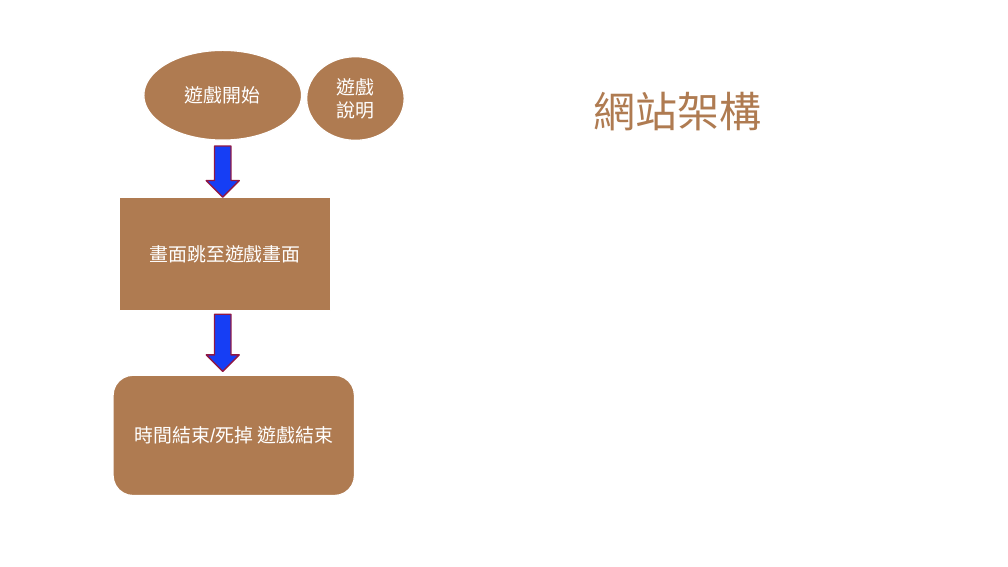
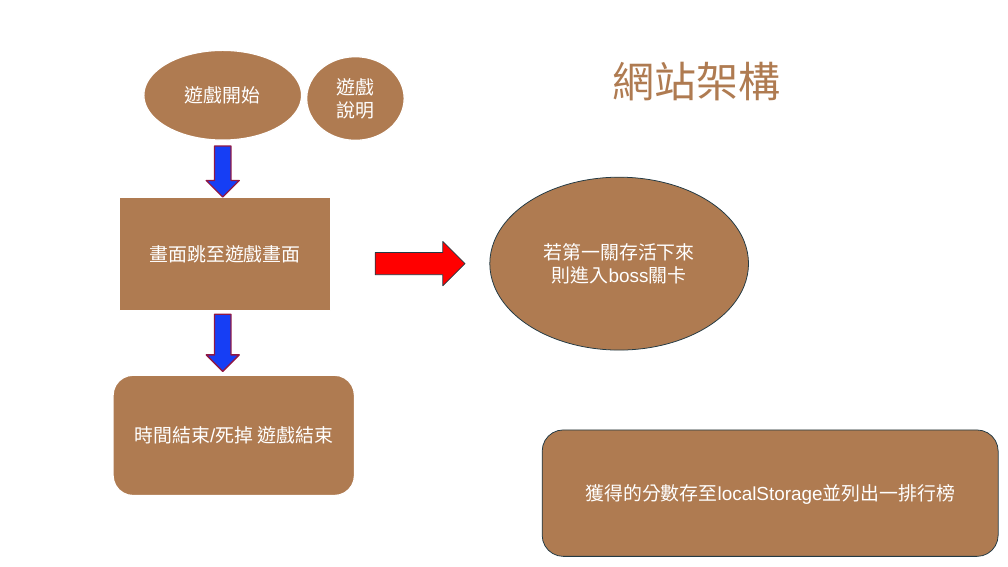
Before and after one commit to Hst0411/web, a slide deck: slide 3 of 00857105-00857141.pptx (slide 2 before the commit). Drawn at 1008x567 pixels with LibreOffice and Linux fonts; fonts in the diff are those of the drawing. Boxes give left, top, right and bottom in pixels: in the first picture for what was removed or moved away, otherwise in the second. Text is boxed around its words. In the diff, an @@ line names an element or a change of style, - is before the commit and + after.

```diff
--- a/00857105-00857141.pptx
+++ b/00857105-00857141.pptx
@@ title "網站架構": place and size @@
-title "網站架構" at (593, 91, 761, 131)
+title "網站架構" at (612, 61, 780, 101)
@@ ellipse added at (490, 177, 749, 350), fill #AF7B51, outline #233A44 0.75 pt, 18 pt, text #FFFFFF @@
+若第一關存活下來則進入boss關卡
@@ right arrow added at (375, 241, 465, 286), fill #FF0000, outline #233A44 0.75 pt @@
@@ rounded rectangle added at (542, 430, 998, 557), fill #AF7B51, outline #233A44 0.75 pt, 18 pt, text #FFFFFF @@
+獲得的分數存至localStorage並列出一排行榜
```
Also in this commit, not shown: 3 other slides changed, 1 slide added.
